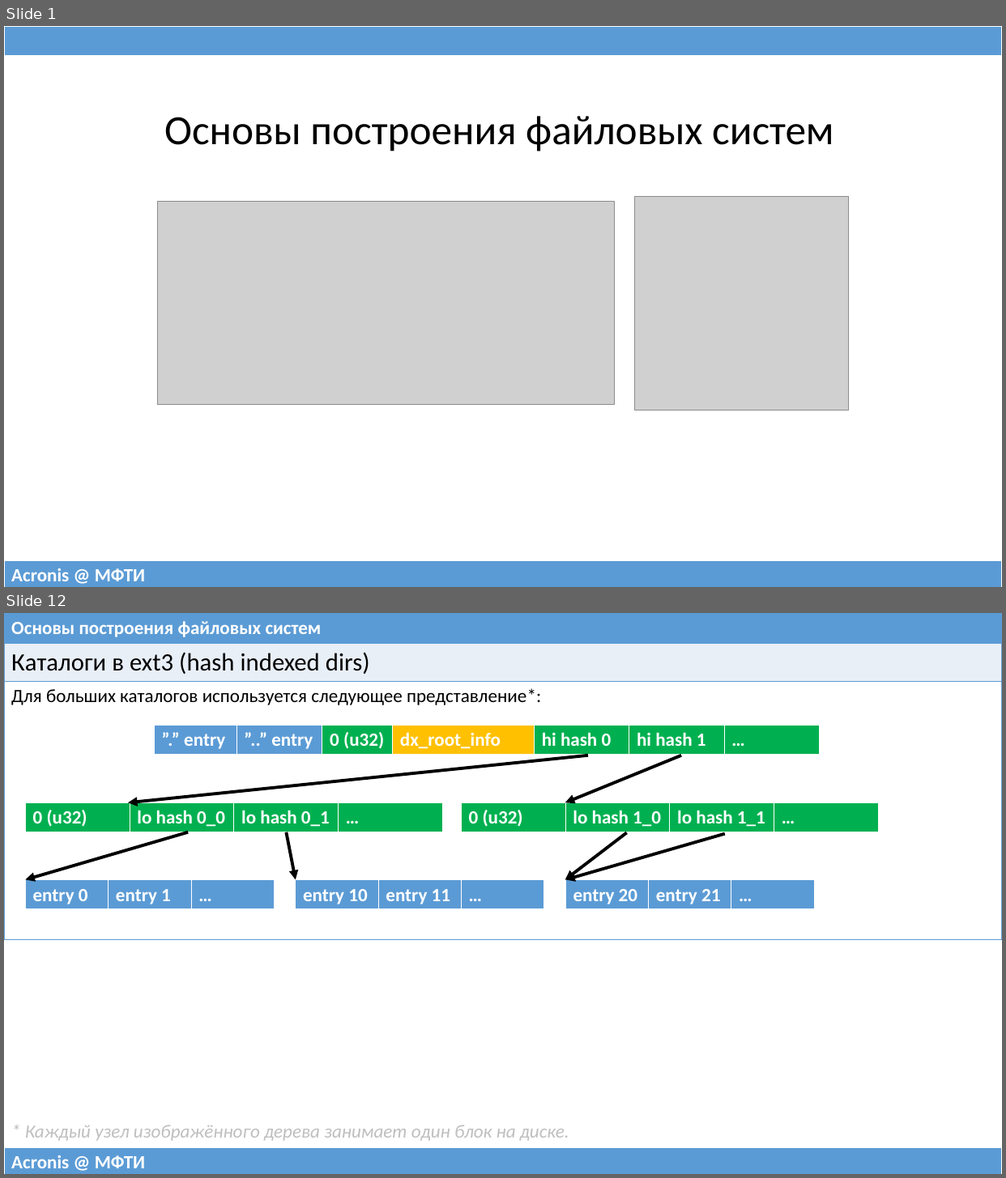
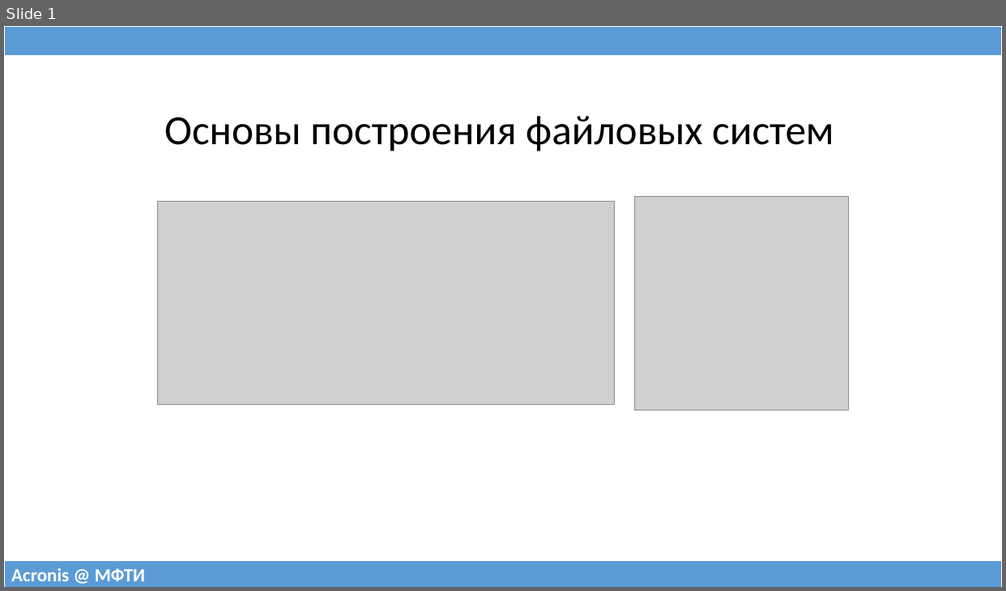
Before and after one commit to 75cc8545e7b021ed280ed0ef99fc7fc4/filesystems-101, a slide deck: talks/src/class04.pptx. Shown one above the other, each under a label of ours: slides 1 and 12 before the commit, slide 1 after it; the slides between them are not shown. The pictures are 1006x1178 and 1006x591 pixels, drawn with LibreOffice and Linux fonts; fonts in the diff are those of the drawing; grey boxes stand for pictures. Boxes give left, top, right and bottom in pixels: in the first picture for what was removed or moved away, otherwise in the second. Text is boxed around its words. In the diff, an @@ line names an element or a change of style, - is before the commit and + after.

```diff
--- a/talks/src/class04.pptx
+++ b/talks/src/class04.pptx
@@ slide 12 removed at (4, 613, 1002, 1174), background #FFFFFF @@
@@ table removed at (4, 613, 1002, 935), 3 rows, 1 columns @@
-Основы построения файловых систем
-Каталоги в ext3 (hash indexed dirs)
-Для больших каталогов используется следующее представление*:
@@ table removed at (155, 726, 819, 756), 1 rows, 7 columns @@
-”.” entry | ”..” entry | 0 (u32) | dx_root_info | hi hash 0 | hi hash 1 | …
@@ arrow removed from (588, 756) to (128, 803) @@
@@ arrow removed from (681, 756) to (565, 803) @@
@@ table removed at (26, 803, 442, 834), 1 rows, 4 columns @@
-0 (u32) | lo hash 0_0 | lo hash 0_1 | …
@@ table removed at (462, 803, 878, 834), 1 rows, 4 columns @@
-0 (u32) | lo hash 1_0 | lo hash 1_1 | …
@@ arrow removed from (188, 833) to (26, 880) @@
@@ arrow removed from (286, 833) to (296, 880) @@
@@ arrow removed from (627, 833) to (565, 880) @@
@@ arrow removed from (725, 834) to (565, 880) @@
@@ table removed at (26, 880, 275, 911), 1 rows, 3 columns @@
-entry 0 | entry 1 | …
@@ table removed at (296, 880, 544, 911), 1 rows, 3 columns @@
-entry 10 | entry 11 | …
@@ table removed at (565, 880, 815, 910), 1 rows, 3 columns @@
-entry 20 | entry 21 | …
@@ text removed at (25, 1125, 569, 1141) @@
-* Каждый узел изображённого дерева занимает один блок на диске.
@@ table removed at (4, 1148, 1002, 1174), 1 rows, 1 columns @@
-Acronis @ МФТИ
```
Also in this commit, not shown: 2 slides changed, 33 slides added, 26 other slides removed, 2 other files.
